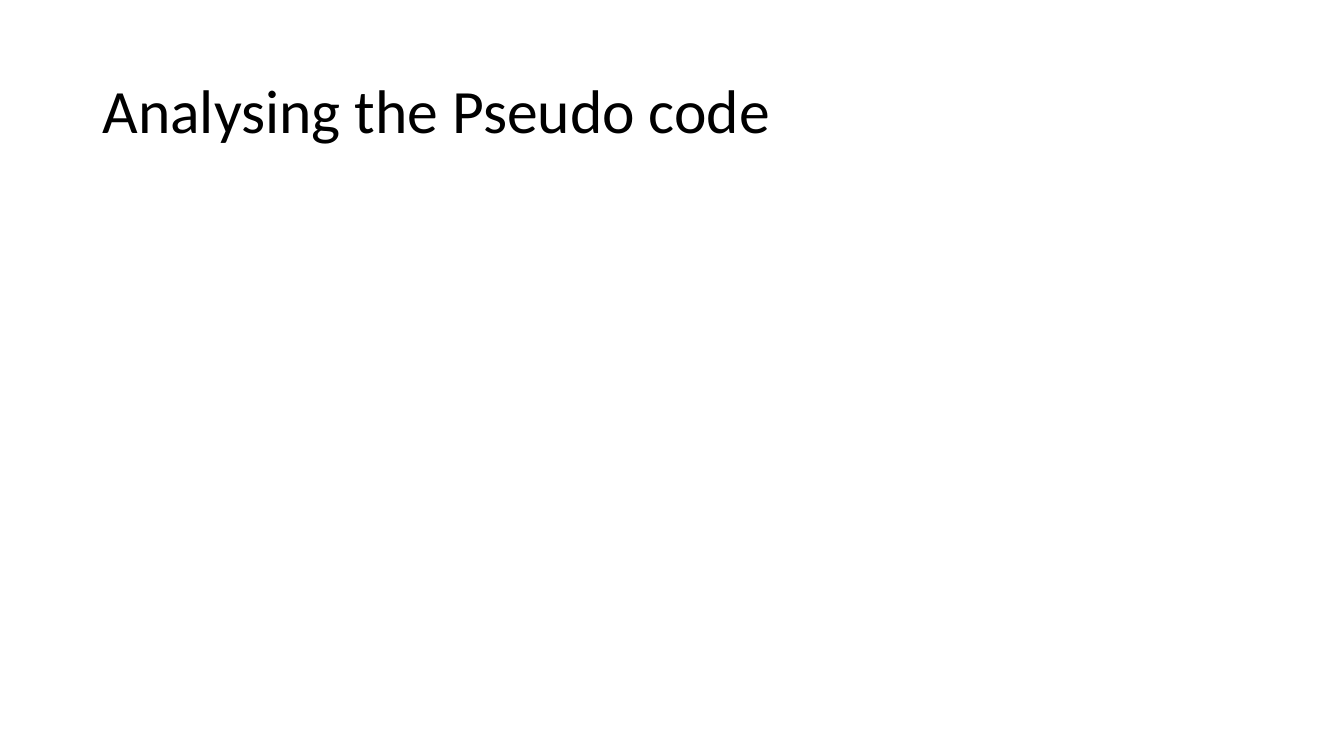
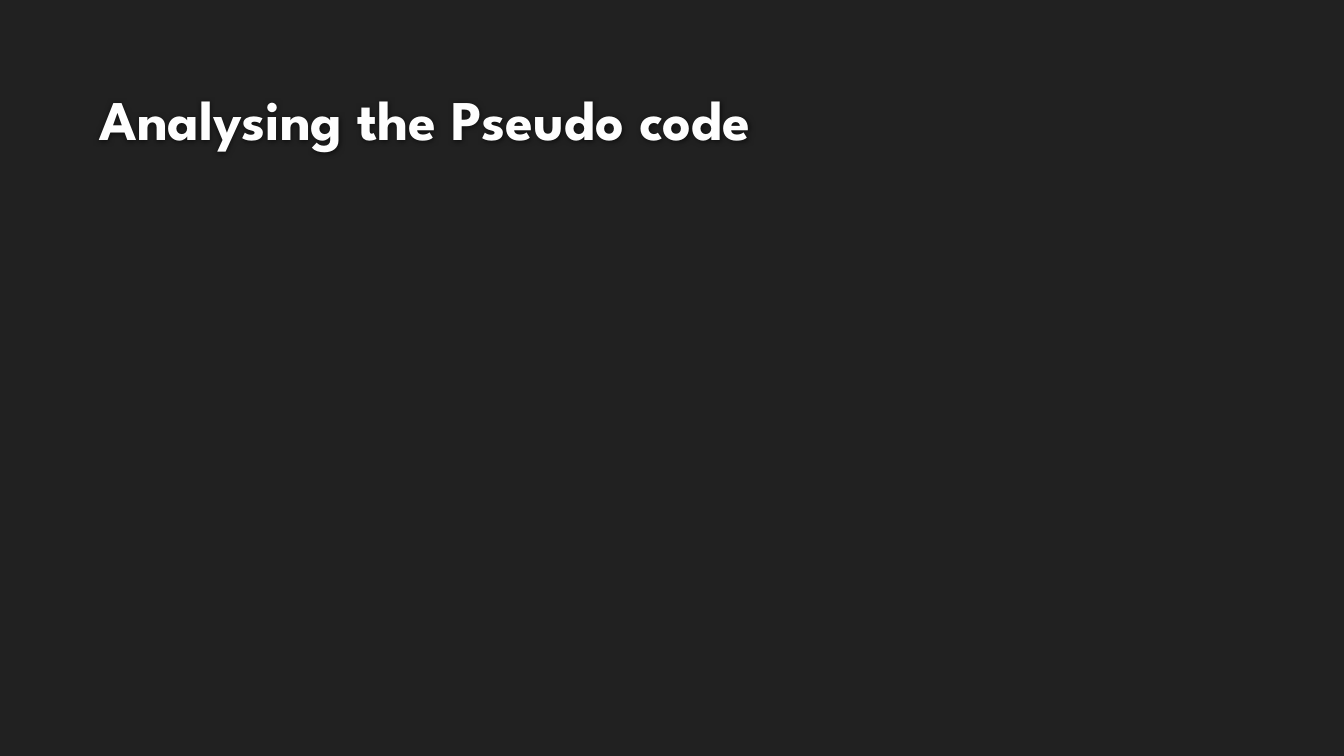
Before and after one commit to nishitmehta1/COT5405_DAA_GroupProgramming1, a slide deck: slide 12 of GP_Presentation.pptx. Drawn at 1344x756 pixels with LibreOffice and Linux fonts; fonts in the diff are those of the drawing; background and template pictures are left out. Boxes give left, top, right and bottom in pixels: in the first picture for what was removed or moved away, otherwise in the second. Text is boxed around its words. In the diff, an @@ line names an element or a change of style, - is before the commit and + after.

```diff
--- a/GP_Presentation.pptx
+++ b/GP_Presentation.pptx
@@ background #FFFFFF to #212121 @@
@@ title "Analysing the Pseudo code": place and size @@
-title "Analysing the Pseudo code" at (102,90,770,144)
+title "Analysing the Pseudo code" at (99,101,751,153)
@@ title "Analysing the Pseudo code" at (99,101,751,153): size 44 to 40 pt, font Calibri to League Spartan, text colour #000000 to #FEFEFE, bold on; line spacing 0.9 to 1; vertical alignment middle to bottom @@
```
Also in this commit, not shown: 12 other slides changed, 1 other file.
